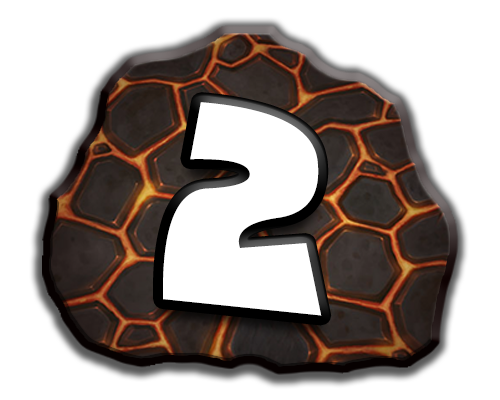
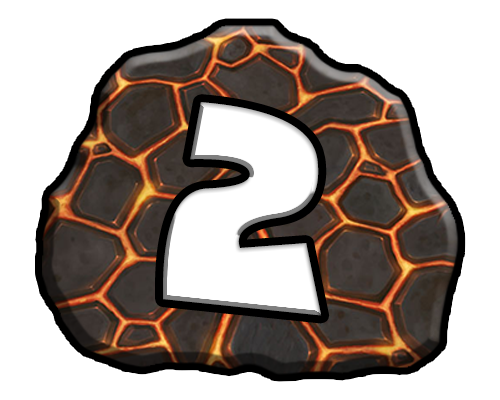
Comparing the layer stacks of the two (500, 400) images. Changes:
pixels changed over (29, 17, 469, 389) (layer not identified)
